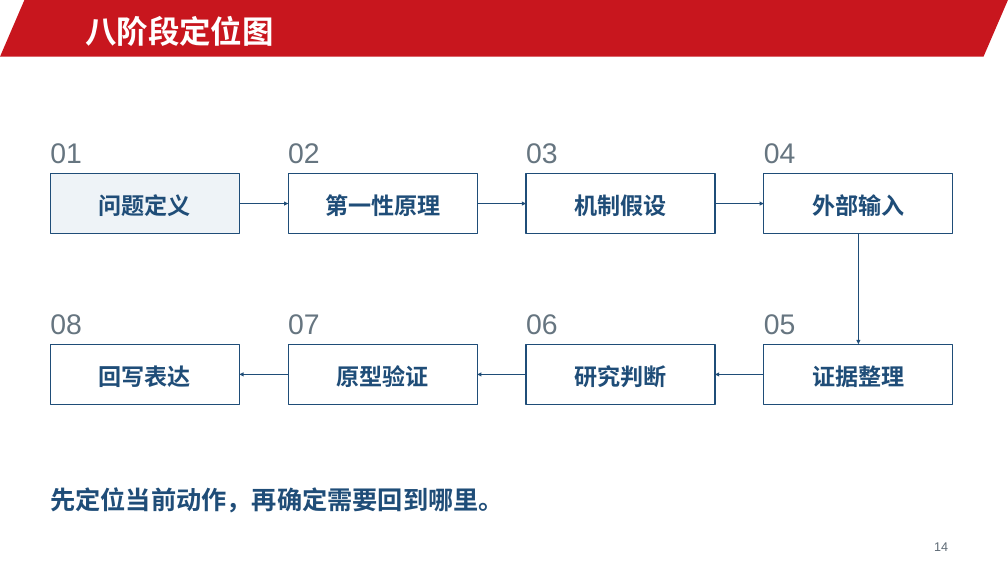
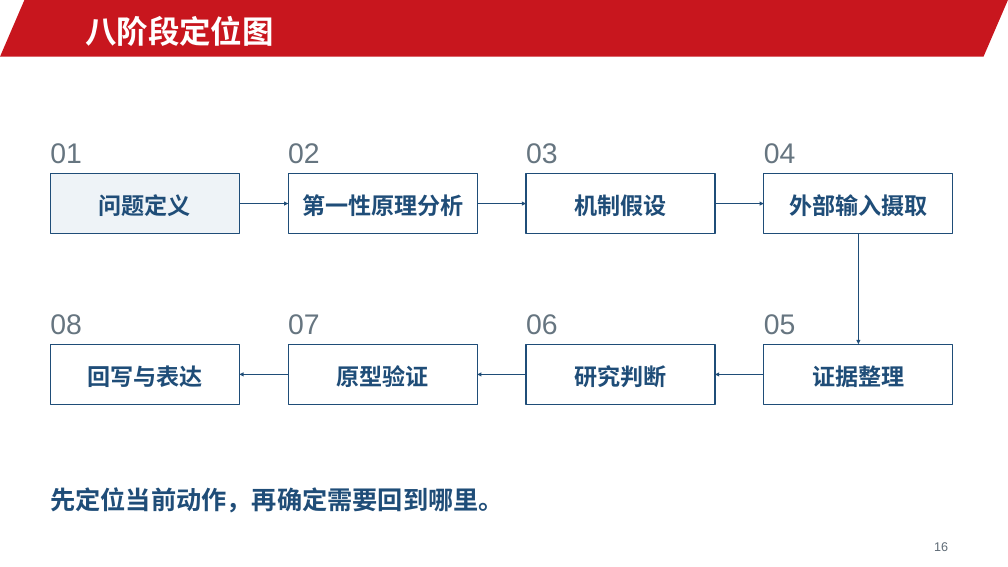
Before and after one commit to jinyh/ai4research, a slide deck: slide 16 of lessons/lesson-01/slides.pptx (slide 14 before the commit). Drawn at 1008x567 pixels with LibreOffice and Linux fonts; fonts in the diff are those of the drawing; background and template pictures are left out. Boxes give left, top, right and bottom in pixels: in the first picture for what was removed or moved away, otherwise in the second. Text is boxed around its words. In the diff, an @@ line names an element or a change of style, - is before the commit and + after.

```diff
--- a/lessons/lesson-01/slides.pptx
+++ b/lessons/lesson-01/slides.pptx
@@ text in rectangle at (302,194,463,216): text changed @@
-第一性原理
+第一性原理分析
@@ text in rectangle at (789,194,927,216): text changed @@
-外部输入
+外部输入摄取
@@ text in rectangle at (87,365,202,387): text changed @@
-回写表达
+回写与表达
@@ text at (934,542,948,551): text changed @@
-14
+16
```
Also in this commit, not shown: 26 other slides changed, 7 slides added, 3 slides removed, 19 other files.
